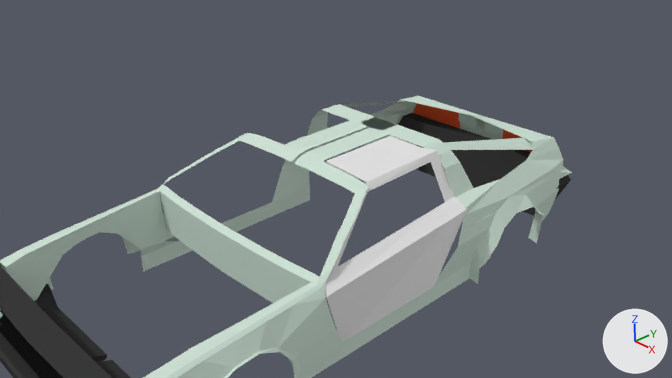
Two versions of the Blender file Models/Vehicles/Land/DeloreanTimeMachine/deloreanDT.blend, one commit apart.
Both versions are drawn from the file's camera 'Camera'. The axes (+X, +Y, +Z) are drawn at lower right. The lights are the same throughout.

The first picture shows 'Body', 'Cube', 'TailLights', 'backBumper', 'frontBumper', 'radiatorFront'.
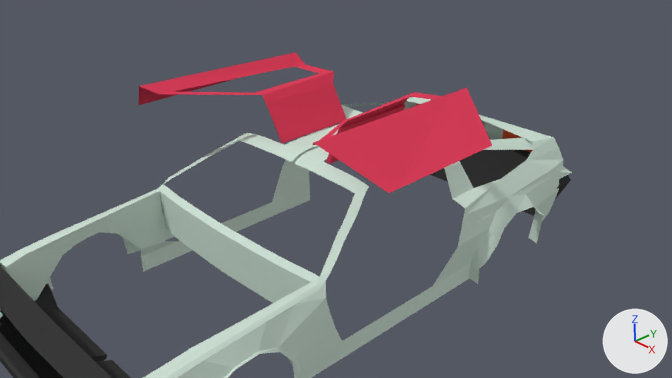
Edits to the scene script, one JSON object a line:
```json
{"op": "add", "block": "mat_gwenstefanycherrysoda", "code": ["mat_gwenstefanycherrysoda = diffuse_material('gwenStefanyCherrySoda')", "mat_gwenstefanycherrysoda.base_color = (0.716, 0.0497, 0.102)  # red #dc3f5a"]}
{"block": "me_cube_009", "where": "me_cube_009.from_pydata(...)  # 28 vertices, 18 faces; spans x 0.0..4.7, y -3.4..1.1, z -56.4..-0.5"}
{"op": "add", "block": "me_cube_009", "code": "me_cube_009.materials.append(mat_gwenstefanycherrysoda)  # red #dc3f5a"}
{"op": "add", "block": "me_cube_012", "code": ["me_cube_012 = me_cube_009.copy(); me_cube_012.name = 'Cube.012'  # the mesh of ob_cube"]}
{"op": "set", "path": "ob_cube", "old": "bpy.data.objects.new('Cube', me_cube_009)", "new": "bpy.data.objects.new('Cube', me_cube_012)"}
{"op": "set", "path": "ob_cube.location", "old": "(0.469, 0.631, 1.088)", "new": "(-0.488, 0.631, 1.088)"}
{"op": "set", "path": "ob_cube.rotation_euler", "old": "(0.0, 0.0, 0.0)", "new": "(0.0, 1.027, 0.0)", "note": "degrees (0, 0, 0) -> degrees (0, 59, 0)"}
{"op": "set", "path": "ob_cube.scale", "old": "(0.321, 0.651, 0.0324)", "new": "(-0.321, 0.651, 0.0324)"}
{"op": "add", "block": "ob_leftdoor", "code": ["ob_leftdoor = bpy.data.objects.new('leftDoor', me_cube_009)", "ob_leftdoor.parent = ob_deloreandt", "ob_leftdoor.matrix_parent_inverse = Matrix(((1.0, 0.0, 0.0, 0.0128), (0.0, 1.0, 0.0, -0.00962), (0.0, 0.0, 1.0, -0.027), (0.0, 0.0, 0.0, 1.0)))", "ob_leftdoor.location = (0.448, 0.631, 1.088)", "ob_leftdoor.rotation_euler = (0.0, -1.199, 0.0)  # degrees (0, -69, 0)", "ob_leftdoor.scale = (0.321, 0.651, 0.0324)"]}
```

Boxes [x1, y1, x2, y2] around the edits, measured in the pictures (672 x 378 px):
```json
{"object": "Cube", "change": "recoloured, reshaped, moved, turned, rescaled", "before": [326, 136, 467, 342], "after": [138, 52, 346, 143]}
{"object": "leftDoor", "change": "added", "after": [313, 88, 492, 193], "on screen": "red"}
```
